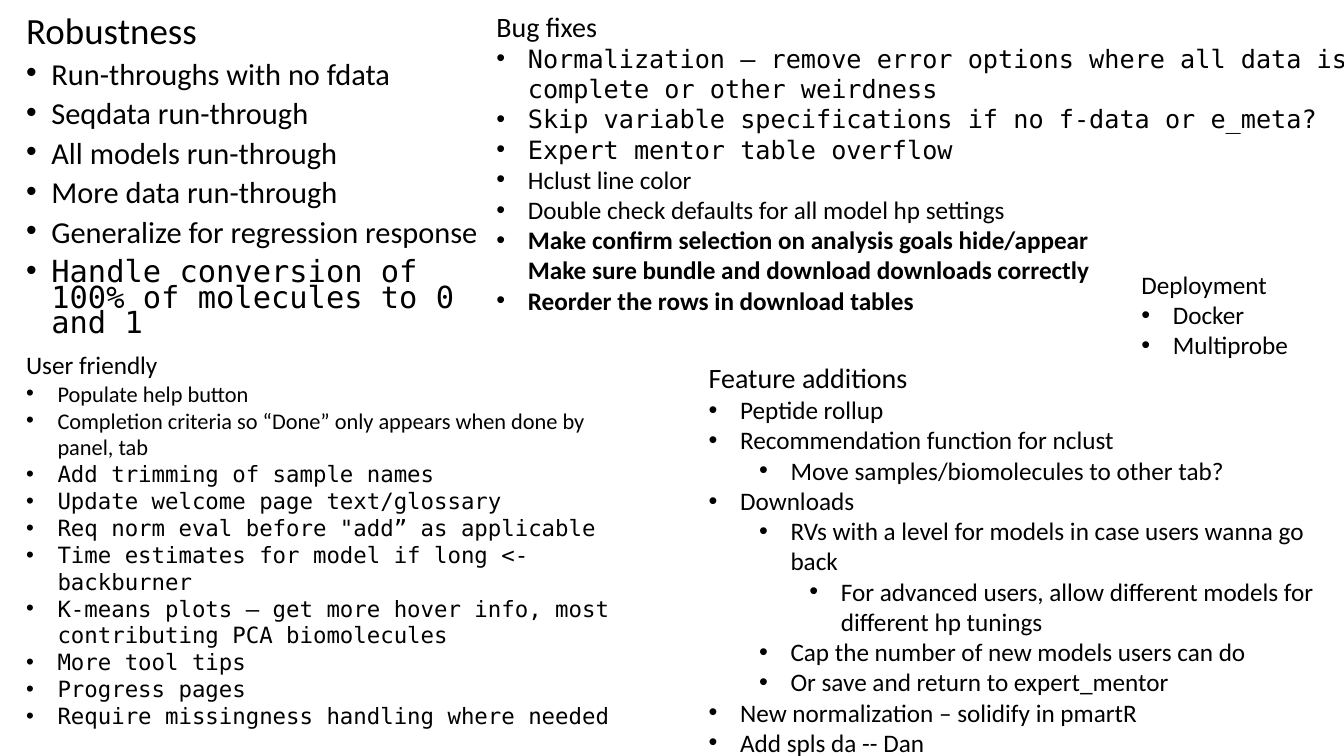
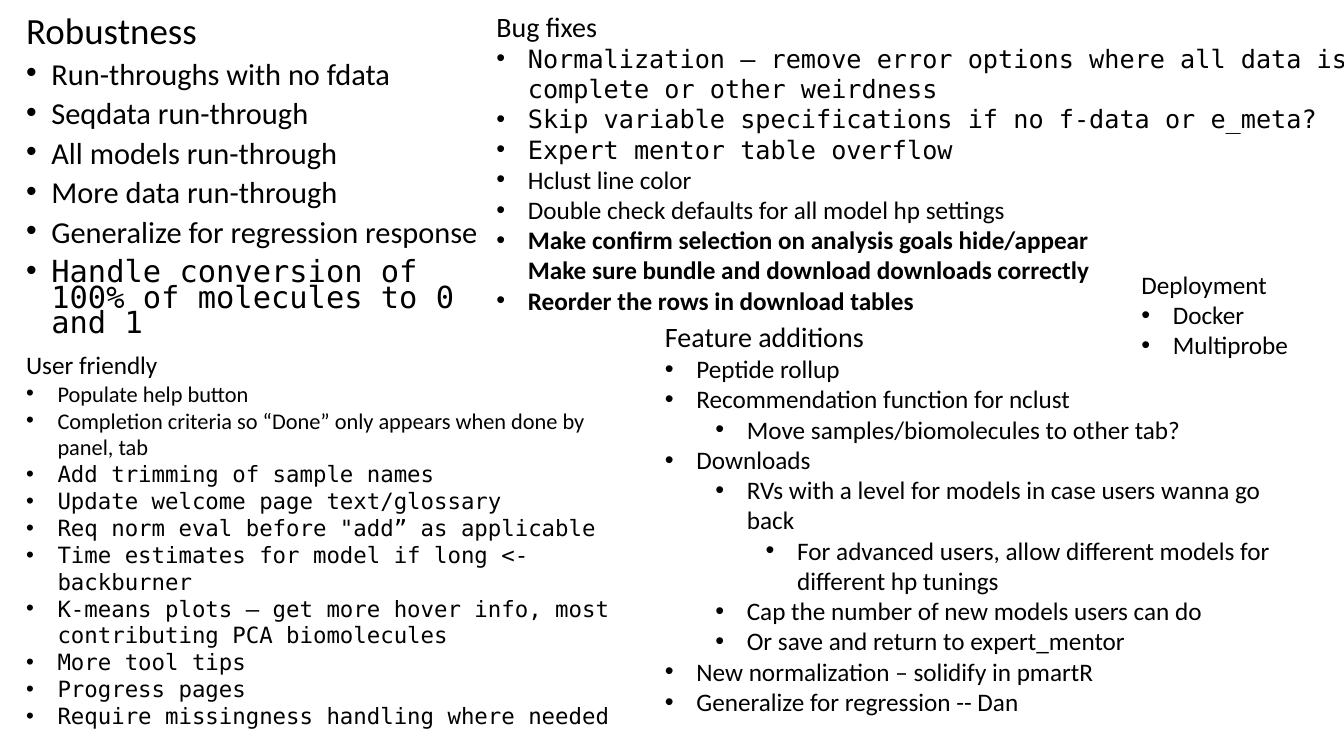
Before and after one commit to pmartR/OmicsMLMentor_ShinyApp, a slide deck: slide 5 of SLOPE_progress.pptx (slide 7 before the commit). Drawn at 1344x756 pixels with LibreOffice and Linux fonts; fonts in the diff are those of the drawing. Boxes give left, top, right and bottom in pixels: in the first picture for what was removed or moved away, otherwise in the second. Text is boxed around its words. In the diff, an @@ line names an element or a change of style, - is before the commit and + after.

```diff
--- a/SLOPE_progress.pptx
+++ b/SLOPE_progress.pptx
@@ text "Feature additions": place and size @@
-text "Feature additions" at bbox=[709, 368, 1313, 756]
+text "Feature additions" at bbox=[665, 327, 1269, 716]
@@ text at bbox=[696, 693, 1018, 716]: text changed @@
-• Add spls da -- Dan
+• Generalize for regression -- Dan
```
Also in this commit, not shown: 4 other slides changed, 2 slides added, 2 slides removed, 6 other files.
